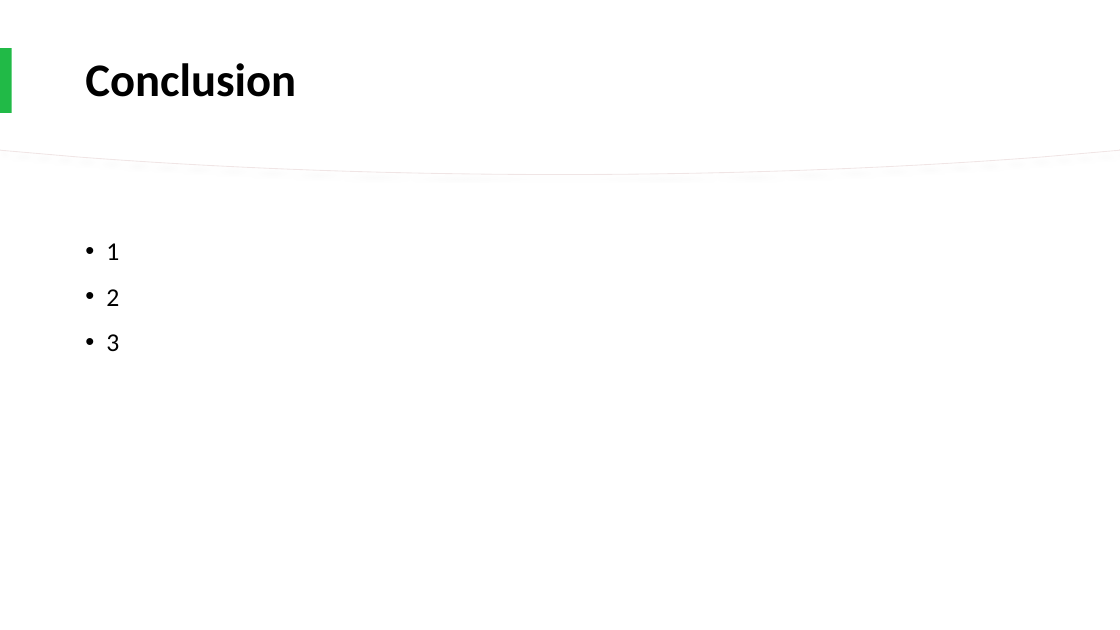
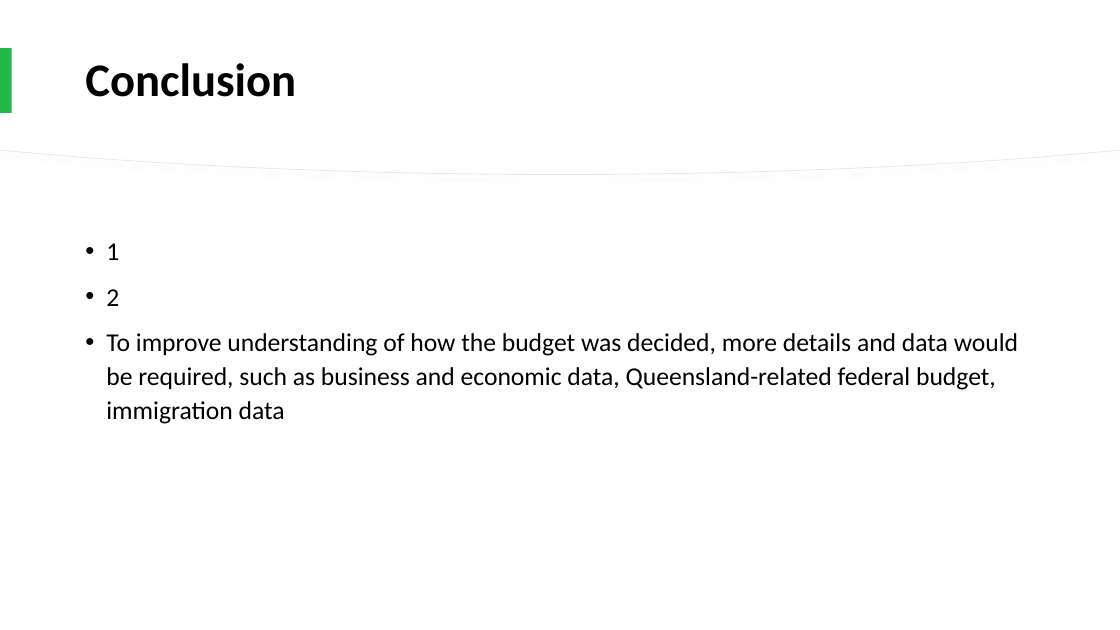
Before and after one commit to cristhyanc/Data7001_Group8, a slide deck: slide 15 of presentation/DATA7001_Group8_Presentation_CJRS_21.10.2020.pptx (slide 9 before the commit). Drawn at 1120x630 pixels with LibreOffice and Linux fonts; fonts in the diff are those of the drawing. Boxes give left, top, right and bottom in pixels: in the first picture for what was removed or moved away, otherwise in the second. Text is boxed around its words. In the diff, an @@ line names an element or a change of style, - is before the commit and + after.

```diff
--- a/presentation/DATA7001_Group8_Presentation_CJRS_21.10.2020.pptx
+++ b/presentation/DATA7001_Group8_Presentation_CJRS_21.10.2020.pptx
@@ text at (x1=106, y1=333, x2=1018, y2=424): text changed @@
-• 3
+• To improve understanding of how the budget was decided, more details and data would be required, such as business and economic data, Queensland-related federal budget, immigration data
```
Also in this commit, not shown: 1 other slide changed, 7 slides added, 1 slide removed, 18 other files.
